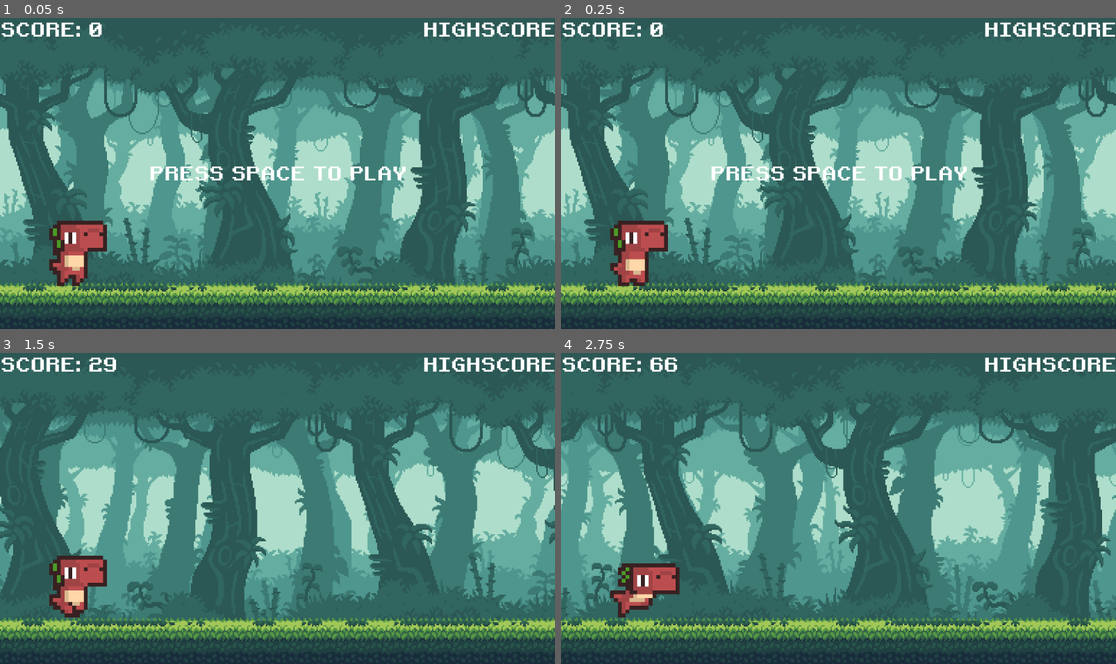
Above: before the commit, frames 1-4 (two rows, left to right).
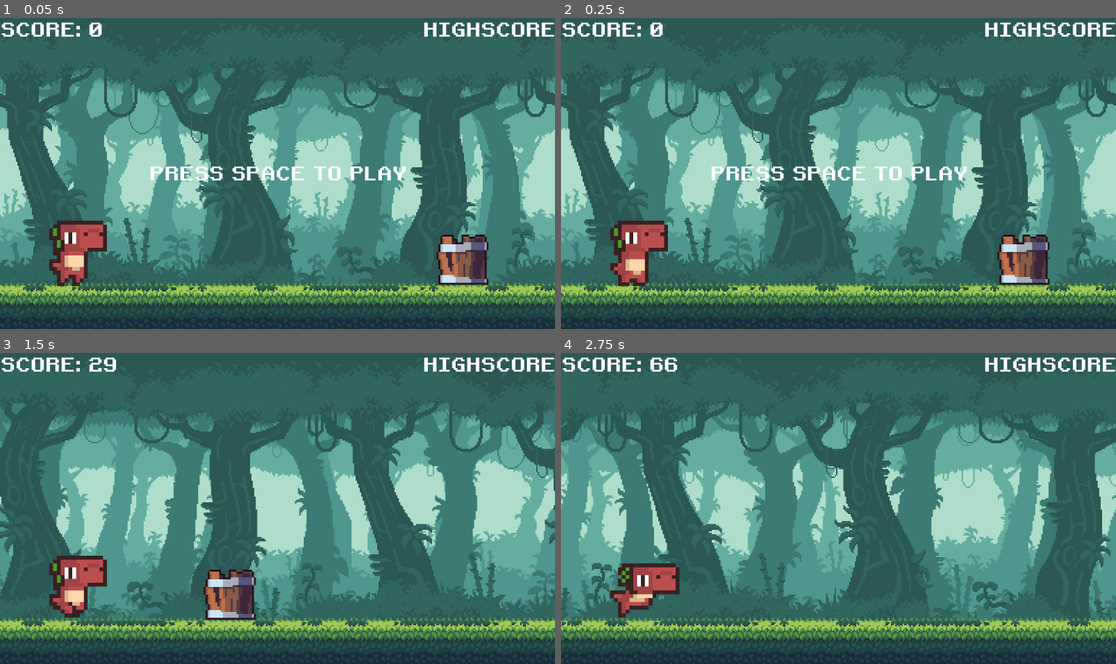
Above: after the commit, the same moments.

Repository: DdeHoog/bit-crab-beat
Game: Godot game, scene res://scenes/main.tscn
The game is run twice, just before and just after one commit, with the same random seed, the same clock (stepped at 60 frames per second) and the same inputs. Sound files missing from this copy of the repository are replaced by a short silence.
Inputs:
- Up to frame 1 (0.05 s): no input
- Up to frame 2 (0.25 s): no input
- Up to frame 3 (1.5 s): tap Space (Jump) at 0.5, 0.77 s
- Up to frame 4 (2.75 s): tap Space (Jump) at 1.52 s; hold S (Down) from 2.03 s (still down)

The runs differ from the first frame. In frame 1, 1.4% of the frame differs, in the area x 78-88%, y 69-86%; in frame 2, 1.4%; in frame 3, 1.4%, in the area x 36-47%, y 69-86%; in frame 4, nothing differs.

Commit message:
Conductor made

Diff:
--- a/scenes/main.tscn
+++ b/scenes/main.tscn
@@ -6,6 +6,8 @@
 [ext_resource type="PackedScene" uid="uid://dq5kitkbpxa6u" path="res://scenes/crab.tscn" id="3_tbgi4"]
 [ext_resource type="AudioStream" uid="uid://cfe5gywm1hiou" path="res://assets/audio/B1T_First Level_D_04IV25@NAGA.ogg" id="5_tefeu"]
 [ext_resource type="PackedScene" uid="uid://bpunnmdbrunrw" path="res://scenes/hud.tscn" id="6_tefeu"]
+[ext_resource type="Script" uid="uid://mry38476ou0" path="res://scripts/conductor.gd" id="7_o6xl0"]
+[ext_resource type="PackedScene" uid="uid://cibifkwfrce7j" path="res://scenes/placeholdername_barrel.tscn" id="8_tipki"]
 
 [node name="Main" type="Node"]
 script = ExtResource("1_tbgi4")
@@ -20,9 +22,12 @@
 [node name="Camera2D" type="Camera2D" parent="."]
 position = Vector2(576, 324)
 
-[node name="AudioStreamPlayer" type="AudioStreamPlayer" parent="."]
+[node name="HUD" parent="." instance=ExtResource("6_tefeu")]
+
+[node name="Conductor" type="AudioStreamPlayer" parent="."]
 stream = ExtResource("5_tefeu")
-autoplay = true
-parameters/looping = true
+volume_db = -80.0
+script = ExtResource("7_o6xl0")
 
-[node name="HUD" parent="." instance=ExtResource("6_tefeu")]
+[node name="PLACEHOLDERNAME-BARREL" parent="." instance=ExtResource("8_tipki")]
+position = Vector2(960, 504)
--- /dev/null
+++ b/scripts/conductor.gd
@@ -0,0 +1,73 @@
+extends AudioStreamPlayer
+
+@export var bpm := 100
+@export var measures := 4
+
+#tracking the beat and song position
+var song_position = 0.0
+var song_position_in_beats = 1
+var sec_per_beat = 60.0 / bpm
+var last_reported_beat = 0
+var beats_before_start = 0
+var current_measure = 1
+
+#determining how close the event is to the beat
+var closest = 0
+var time_off_beat = 0.0
+
+signal beat(position)
+signal measure(position)
+
+func _ready():
+	sec_per_beat = 60.0 / bpm
+
+
+func _physics_process(_delta):
+	if playing:
+		song_position = get_playback_position() + AudioServer.get_time_since_last_mix()
+		song_position -= AudioServer.get_output_latency()
+		song_position_in_beats = int(floor(song_position / sec_per_beat)) + beats_before_start
+		_report_beat()
+
+
+func _report_beat():
+	if last_reported_beat < song_position_in_beats:
+		if current_measure > measures:
+			current_measure = 1
+		emit_signal("beat", song_position_in_beats)
+		emit_signal("measure", measure)
+		last_reported_beat = song_position_in_beats
+		current_measure += 1
+
+
+func play_with_beat_offset(num):
+	beats_before_start = num
+	$StartTimer.wait_time = sec_per_beat
+	$StartTimer.start()
+
+
+func closest_beat(nth):
+	closest = int(round((song_position / sec_per_beat) / nth) * nth)
+	time_off_beat = abs(closest * sec_per_beat - song_position)
+	return Vector2(closest, time_off_beat)
+
+
+func play_from_beat(beat, offset):
+	play()
+	seek(beat * sec_per_beat)
+	beats_before_start = offset
+	current_measure = beat % measures
+
+
+func _on_StartTimer_timeout():
+	song_position_in_beats += 1
+	if song_position_in_beats < beats_before_start - 1:
+		$StartTimer.start()
+	elif song_position_in_beats == beats_before_start - 1:
+		$StartTimer.wait_time = $StartTimer.wait_time - (AudioServer.get_time_to_next_mix() +
+														AudioServer.get_output_latency())
+		$StartTimer.start()
+	else:
+		play()
+		$StartTimer.stop()
+	_report_beat()
--- a/scripts/main.gd
+++ b/scripts/main.gd
@@ -25,6 +25,8 @@
 	$Camera2D.position = CAM_START_POS #reset cam back to start position
 	$Ground.position = Vector2i(0, 0) #reset ground to starting position; center of gamewindow
 	#Ground.position might need adjustment if we change cam/gamewindow to viewport instead of default window.
+
+	$Conductor.play_from_beat(1, 0)
 
 	#reset hud
 	$HUD.get_node("StartLabel").show()
@@ -62,6 +64,8 @@
 				game_running = true
 				$HUD.get_node("StartLabel").hide()
 
+
+
 func show_score():
 	#Get the scorelabel from the hud scene,
 	$HUD.get_node("ScoreLabel").text = "SCORE: " + str(score / SCORE_MODIFIER)
Not shown: 1 places in scenes/main.tscn that only renumber resources
Not shown, added: scripts/conductor.gd.uid
